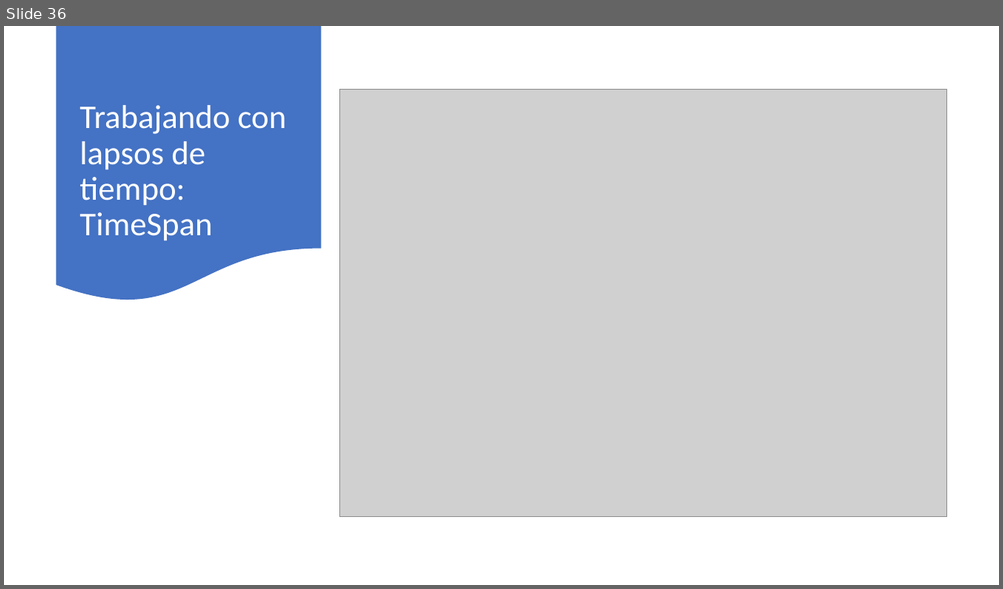
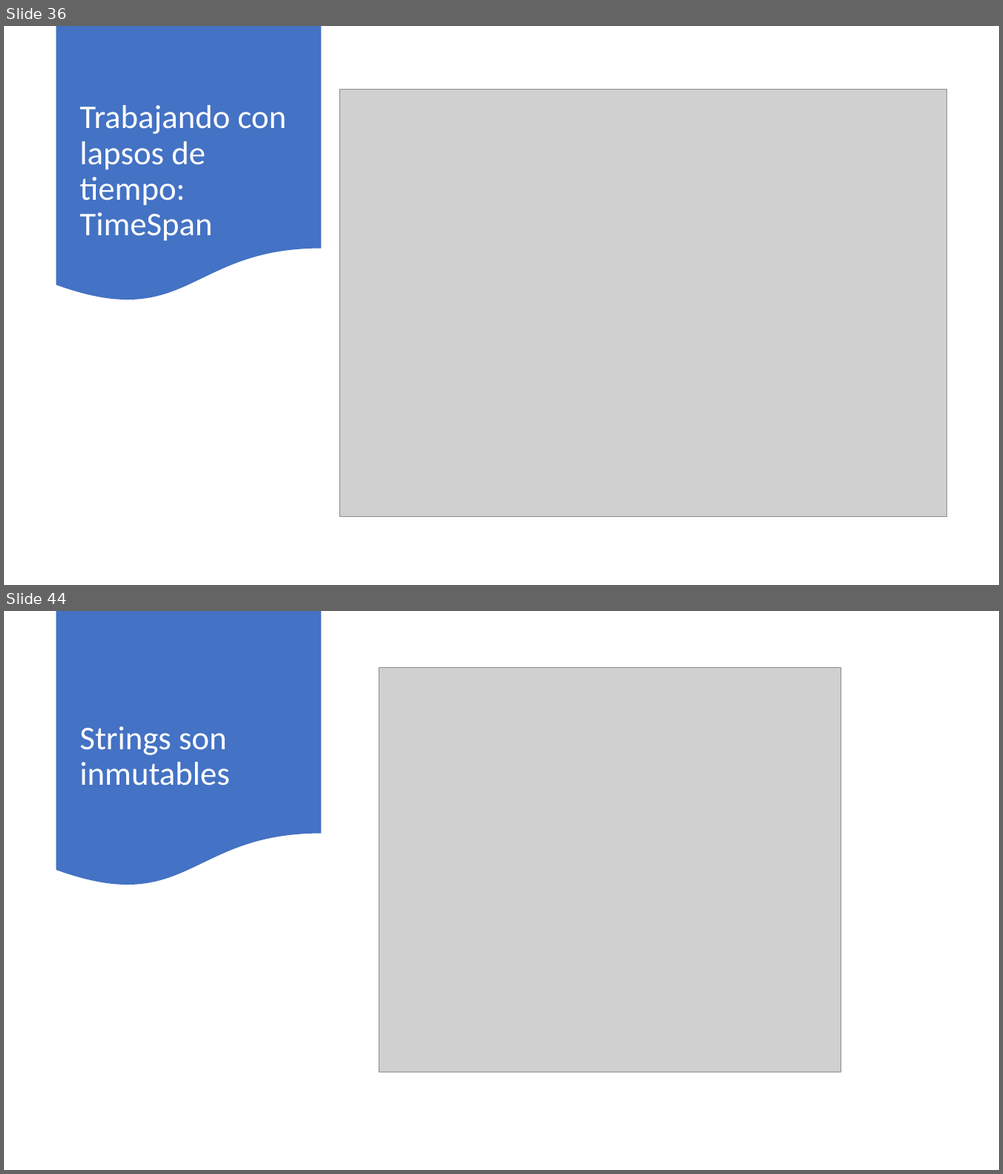
Before and after one commit to AlbertOsinaga/Curso201, a slide deck: Curso201.pptx. Shown one above the other, each under a label of ours: slide 36 before the commit, slides 36 and 44 after it; the slides between them are not shown. The pictures are 1003x589 and 1003x1174 pixels, drawn with LibreOffice and Linux fonts; fonts in the diff are those of the drawing; grey boxes stand for pictures. Boxes give left, top, right and bottom in pixels: in the first picture for what was removed or moved away, otherwise in the second. Text is boxed around its words. In the diff, an @@ line names an element or a change of style, - is before the commit and + after.

```diff
--- a/Curso201.pptx
+++ b/Curso201.pptx
@@ slide 44 added at bbox=[4, 611, 999, 1170], background #FFFFFF @@
@@ flow chart document added at bbox=[57, 611, 321, 889], fill #4472C4 @@
@@ picture added at bbox=[378, 668, 841, 1073] @@
@@ title added at bbox=[79, 726, 230, 786], 32 pt, text #FFFFFF @@
+Strings son inmutables
```
Also in this commit, not shown: 15 other slides added, 20 other files.
